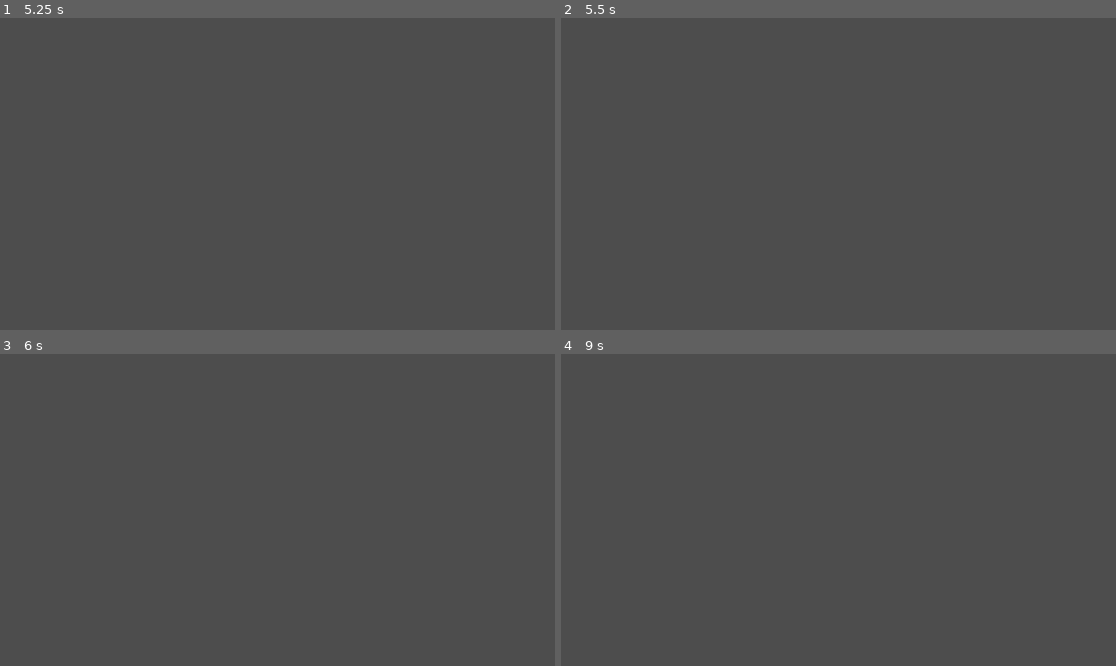
Above: before the commit, frames 1-4 (two rows, left to right).
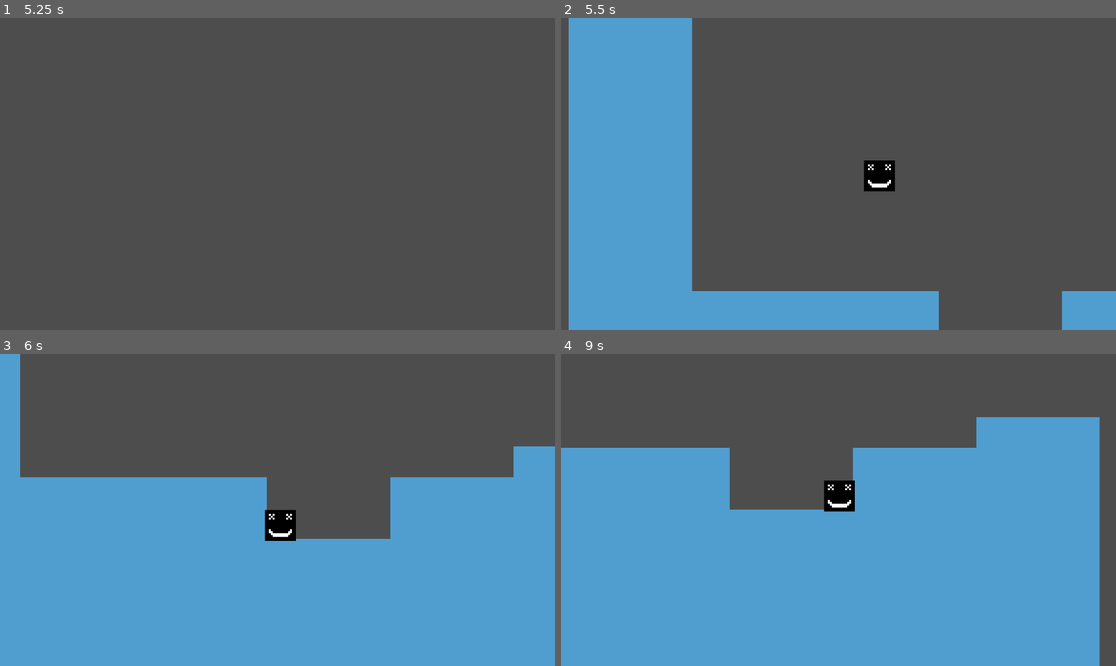
Above: after the commit, the same moments.

Repository: AashaStudios/DoodlyGameJam1
Game: Godot game, scene res://scenes/game.tscn
Same seed, same stepped clock (60 frames per second), same inputs: the game is played once before the commit and once after it.
Inputs:
- Up to frame 1 (5.25 s): tap Enter (ui_accept) at 0.5, 0.77, 1.52, 3.02, 3.77, 4.52 s; hold Right (ui_right) 0.53-2.03 s; hold Left (ui_left) 2.03-2.78 s; hold Right (ui_right) 2.78-4.28 s; hold Left (ui_left) 4.28-5.03 s; hold Right (ui_right) from 5.03 s (still down)
- Up to frame 2 (5.5 s): keep holding Right (ui_right)
- Up to frame 3 (6 s): release Right (ui_right) at 5.78 s; hold Left (ui_left) from 5.78 s (still down)
- Up to frame 4 (9 s): tap Enter (ui_accept) at 6.02, 6.77, 7.52 s; release Left (ui_left) at 7.28 s; hold Right (ui_right) from 7.28 s (still down)

Frame 1 is identical in both runs. In frame 2, 30% of the frame differs, in the area x 1-100%, y 0-100%; in frame 3, 59%; in frame 4, 66%, in the area x 0-98%, y 20-100%.

Commit message:
Created Killzone

Diff:
--- a/scenes/game.tscn
+++ b/scenes/game.tscn
@@ -3,6 +3,7 @@
 [ext_resource type="PackedScene" uid="uid://dm3yrmuptnl6h" path="res://scenes/player.tscn" id="1_uwrxv"]
 [ext_resource type="Texture2D" uid="uid://ckvk8sl22lncu" path="res://assets/tileset.png" id="2_yqjtg"]
 [ext_resource type="PackedScene" uid="uid://d3fi4vh40j617" path="res://scenes/platform.tscn" id="3_lnu2h"]
+[ext_resource type="PackedScene" uid="uid://ttiffgabn35f" path="res://scenes/killzone.tscn" id="4_lbhrr"]
 
 [sub_resource type="TileSetAtlasSource" id="TileSetAtlasSource_lnu2h"]
 texture = ExtResource("2_yqjtg")
@@ -51,6 +52,8 @@
 &"move": SubResource("Animation_lbhrr")
 }
 
+[sub_resource type="WorldBoundaryShape2D" id="WorldBoundaryShape2D_iywne"]
+
 [node name="Game" type="Node2D" unique_id=1674291021]
 
 [node name="Player" parent="." unique_id=112369351 instance=ExtResource("1_uwrxv")]
@@ -81,3 +84,9 @@
 [node name="AnimationPlayer" type="AnimationPlayer" parent="Platforms/Platform4" unique_id=5836000]
 libraries/ = SubResource("AnimationLibrary_iywne")
 autoplay = &"move"
+
+[node name="Killzone" parent="." unique_id=247628752 instance=ExtResource("4_lbhrr")]
+position = Vector2(0, 256)
+
+[node name="CollisionShape2D" type="CollisionShape2D" parent="Killzone" unique_id=690926348]
+shape = SubResource("WorldBoundaryShape2D_iywne")
--- /dev/null
+++ b/scenes/killzone.gd
@@ -0,0 +1,12 @@
+extends Area2D
+
+
+@onready var timer: Timer = $Timer
+
+
+func _on_body_entered(_body: Node2D) -> void:
+    timer.start()
+
+
+func _on_timer_timeout() -> void:
+    get_tree().reload_current_scene()
--- /dev/null
+++ b/scenes/killzone.tscn
@@ -0,0 +1,13 @@
+[gd_scene format=3 uid="uid://ttiffgabn35f"]
+
+[ext_resource type="Script" uid="uid://dcsgqice2ealh" path="res://scenes/killzone.gd" id="1_xlapc"]
+
+[node name="Killzone" type="Area2D" unique_id=247628752]
+collision_mask = 2
+script = ExtResource("1_xlapc")
+
+[node name="Timer" type="Timer" parent="." unique_id=1009837462]
+wait_time = 0.5
+
+[connection signal="body_entered" from="." to="." method="_on_body_entered"]
+[connection signal="timeout" from="Timer" to="." method="_on_timer_timeout"]
Not shown, added: scenes/killzone.gd.uid
